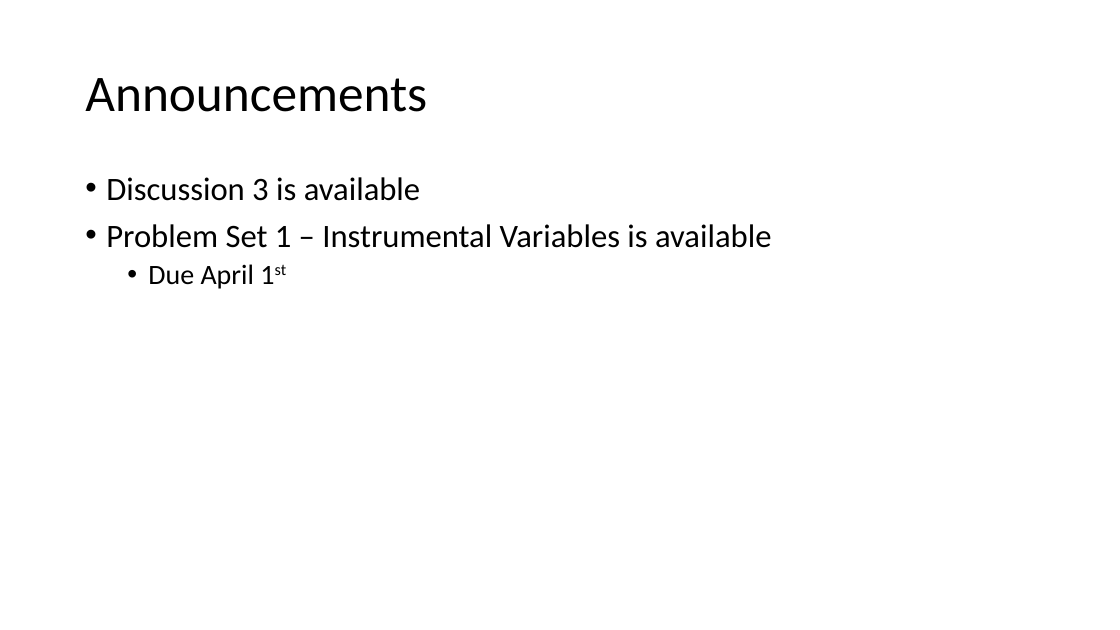
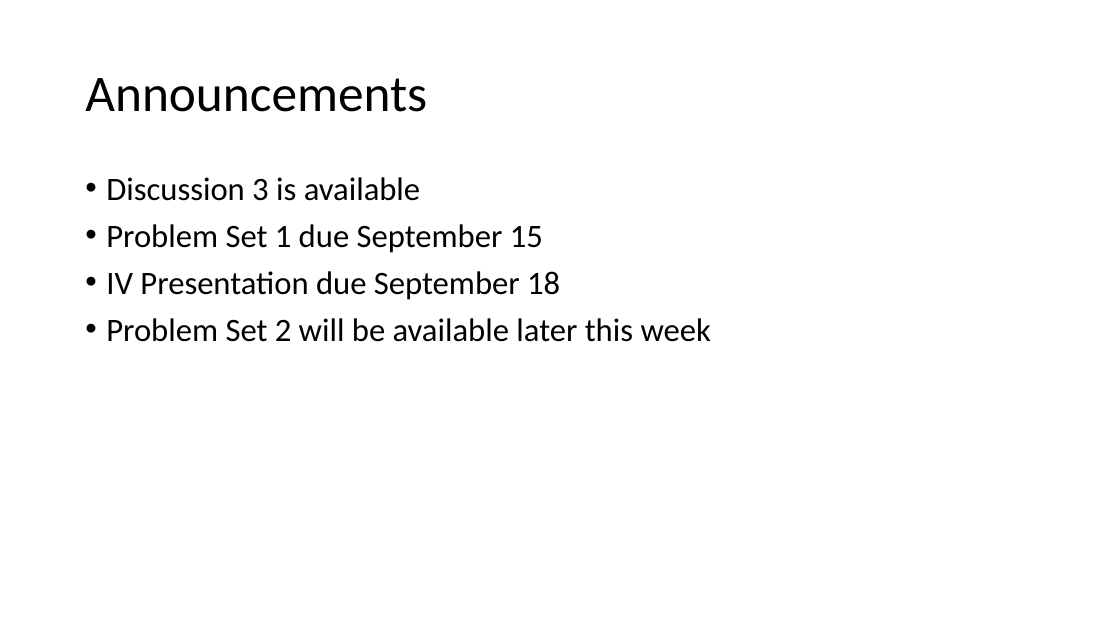
Before and after one commit to rowesamuel/Econ645, a slide deck: slide 2 of Slides/Week_3_Panel_Data_Part1.pptx. Drawn at 1120x630 pixels with LibreOffice and Linux fonts; fonts in the diff are those of the drawing. Boxes give left, top, right and bottom in pixels: in the first picture for what was removed or moved away, otherwise in the second. Text is boxed around its words. In the diff, an @@ line names an element or a change of style, - is before the commit and + after.

```diff
--- a/Slides/Week_3_Panel_Data_Part1.pptx
+++ b/Slides/Week_3_Panel_Data_Part1.pptx
@@ text at bbox=[106, 224, 711, 342]: text changed @@
-• Problem Set 1 – Instrumental Variables is available
-  • Due April 1st
+• Problem Set 1 due September 15
+• IV Presentation due September 18
+• Problem Set 2 will be available later this week
```
Also in this commit, not shown: 3 other files.
